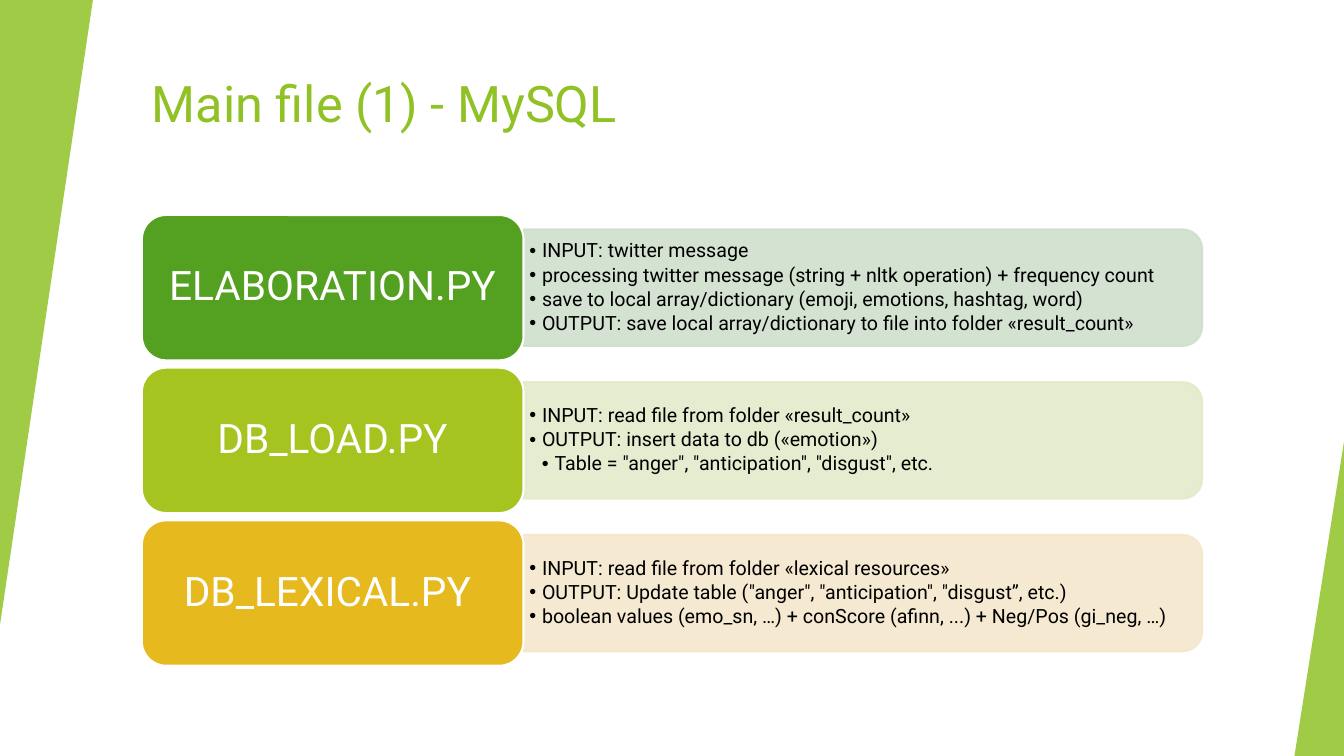
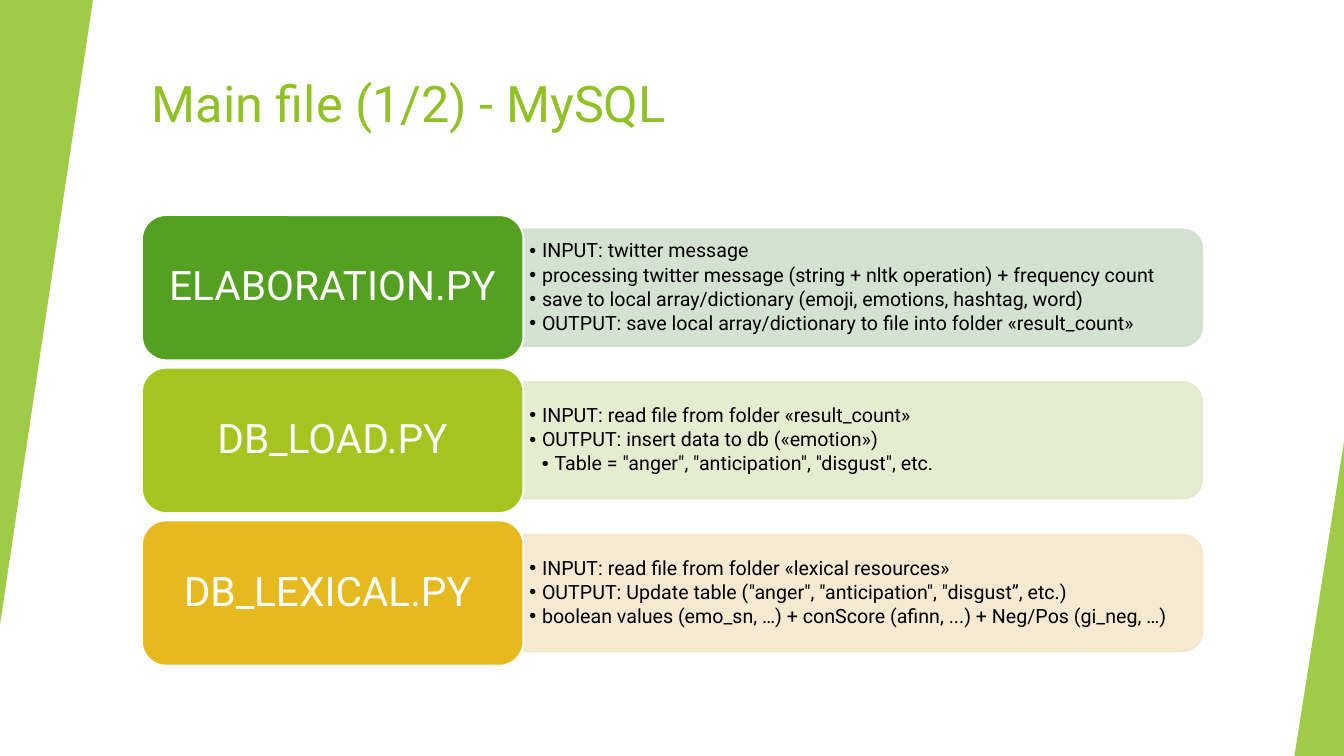
Before and after one commit to lucaMari94/mongodb-sentiment-analysis, a slide deck: slide 9 of silde/slide.pptx. Drawn at 1344x756 pixels with LibreOffice and Linux fonts; fonts in the diff are those of the drawing. Boxes give left, top, right and bottom in pixels: in the first picture for what was removed or moved away, otherwise in the second. Text is boxed around its words. In the diff, an @@ line names an element or a change of style, - is before the commit and + after.

```diff
--- a/silde/slide.pptx
+++ b/silde/slide.pptx
@@ title at (152, 82, 665, 134): text changed @@
-Main file (1) - MySQL
+Main file (1/2) - MySQL
```
Also in this commit, not shown: 15 other slides changed, 1 slide added, 1 other file.
